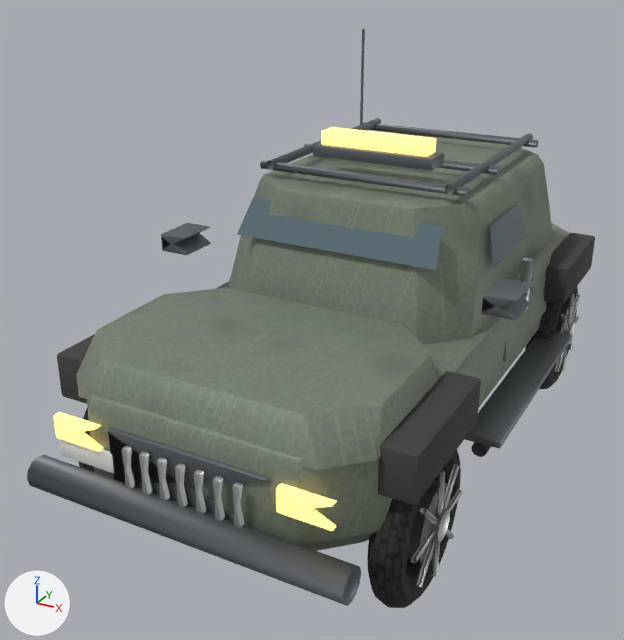
Renders of the glTF model public/assets/vehicles/javali_vb4.glb from each side of a commit.
Before and after are seen from a 50 mm lens placed at (2.47, -5.42, 3.55), pointed at (-0.3, -0.38, 1.03). Every picture has the same lights, and +X, +Y and +Z are marked at lower left. The older version comes first. Where no turn or scale is listed for an object, it has been applied to the vertices. Vertices at exactly the same position are counted once.

In view in the first picture: 'javali_vb4_WHEEL_roda_dir_d', 'javali_vb4_WHEEL_roda_dir_t', 'javali_vb4_ceramic', 'javali_vb4_glass_tinted', 'javali_vb4_lamp_amber', 'javali_vb4_metal_brushed', 'javali_vb4_paint_olive', 'javali_vb4_rubber_v', 'javali_vb4_steel_dark' and 1 more.
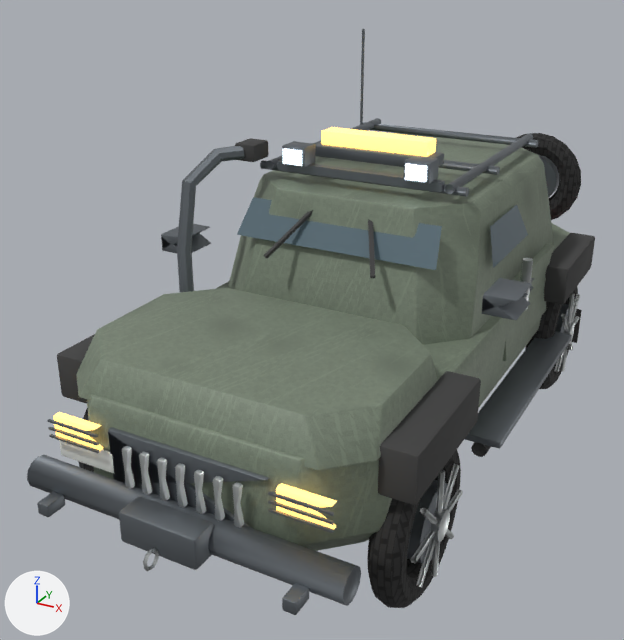
Location of each change, (x1, y1, x2, y2) in pixels of the pictures (624 x 640 px):
'javali_vb4_steel_dark', reshaped: before (27, 29, 572, 606); after (27, 29, 572, 615)
'javali_vb4_rubber_v', reshaped: before (57, 233, 595, 505); after (57, 138, 595, 505)
'javali_vb4_metal_brushed', reshaped (16% taller): before (122, 258, 533, 528); after (122, 258, 533, 571)
'javali_vb4_tire', added: after (516, 133, 581, 220)
'javali_vb4_lamp_cold_v', added: after (283, 148, 427, 182)
part 1 of me_dobradica__1, added: after (143, 548, 159, 571)
part 2 of me_barra_estribo__1, added: after (235, 138, 269, 162)
part 3 of me_barra_estribo__1, added: after (572, 309, 582, 343)
part 4 of me_barra_estribo__1, added: after (263, 210, 375, 278)
part 5 of me_maçaneta__1, added: after (537, 154, 559, 198)
part 6 of me_maçaneta__1, added: after (119, 496, 214, 570)
part 7 of me_maçaneta__1, added: after (49, 434, 100, 453)
part 8 of me_maçaneta__1, added: after (48, 427, 99, 446)
part 9 of me_maçaneta__1, added: after (47, 419, 98, 438)
part 10 of me_maçaneta__1, added: after (37, 492, 65, 517)
part 11 of me_maçaneta__1, added: after (282, 141, 315, 168)
part 12 of me_maçaneta__1, added: after (268, 508, 334, 533)
part 13 of me_maçaneta__1, added: after (268, 500, 334, 525)
part 14 of me_maçaneta__1, added: after (268, 491, 334, 516)
part 15 of me_maçaneta__1, added: after (282, 583, 309, 615)
part 16 of me_maçaneta__1, added: after (404, 156, 439, 184)
part 17 of me_maçaneta__1, added: after (278, 160, 445, 192)
part 18 of me_maçaneta__1, added: after (177, 146, 245, 292)

Diff of the bpy script that builds the scene:
```diff
--- a/public/assets/vehicles/javali_vb4.glb.py
+++ b/public/assets/vehicles/javali_vb4.glb.py
@@ me_dobradica__1 @@
-me_dobradica__1.from_pydata(...)  # 496 vertices, 956 faces; spans x -1.11..1.11, y -2.39..0.22, z 0.77..1.56
+me_dobradica__1.from_pydata(...)  # 560 vertices, 1080 faces; spans x -1.11..1.11, y -2.72..0.22, z 0.56..1.56
+# me_dobradica__1 part 1: a new loose piece of 40 vertices spanning x -0.01..0.01, y -2.72..-2.6, z 0.56..0.68, in mat_metal_brushed (light grey #cbd0d0)
+# other edits to the shape of me_dobradica__1 do not show in these pictures
 me_dobradica__1.materials.append(mat_metal_brushed)
@@ me_barra_estribo__1 @@
-me_barra_estribo__1.from_pydata(...)  # 272 vertices, 520 faces; spans x -1.19..1.19, y -2.01..1.93, z 0.5..1.25
+me_barra_estribo__1.from_pydata(...)  # 360 vertices, 676 faces; spans x -1.19..1.19, y -2.01..2.01, z 0.2..2.28
+# me_barra_estribo__1 part 2: the loose piece of 56 vertices spanning x -1.19..-0.97, y -2.01..-1.06, z 0.95..1.25 is copied, and the copy is scaled about its middle by (0.725, 0.197, 0.372), then moved by (0.3, 1.16, 1.12); it spans x -0.86..-0.7, y -0.48..-0.28, z 2.16..2.28
+# me_barra_estribo__1 part 3: a new loose piece, a box spanning x 0.86..1.14, y 1.99..2.01, z 0.2..0.52, in mat_rubber_v (dark grey #3f3f3f)
+# me_barra_estribo__1 part 4: 16 vertices added at x -0.4..0.4, y -0.87..-0.53, z 1.64..1.92
+# other edits to the shape of me_barra_estribo__1 do not show in these pictures
 me_barra_estribo__1.materials.append(mat_rubber_v)
@@ me_maçaneta__1 @@
-me_maçaneta__1.from_pydata(...)  # 560 vertices, 1056 faces; spans x -1.28..1.28, y -2.5..2.5, z 0.58..2.9
+me_maçaneta__1.from_pydata(...)  # 1024 vertices, 1912 faces; spans x -1.28..1.28, y -2.62..2.66, z 0.58..2.9
+# me_maçaneta__1 part 5: a new loose piece, a 16-sided cylinder along y spanning x 0.23..0.67, y 2.54..2.66, z 1.28..1.72, in mat_steel_dark (grey #73797e)
+# me_maçaneta__1 part 6: the loose piece of 56 vertices spanning x -0.45..0.45, y -0.11..0.11, z 2.16..2.24 is copied, and the copy is scaled about its middle by (0.537, 0.755, 2.58), then moved by (0.0, -2.52, -1.5); it spans x -0.25..0.25, y -2.61..-2.43, z 0.6..0.8
+# me_maçaneta__1 part 7: a new loose piece, a box spanning x -0.915..-0.555, y -2.392..-2.378, z 0.944..0.956, in mat_steel_dark (grey #73797e)
+# me_maçaneta__1 part 8: a new loose piece, a box spanning x -0.915..-0.555, y -2.392..-2.378, z 0.994..1.006, in mat_steel_dark (grey #73797e)
+# me_maçaneta__1 part 9: a new loose piece, a box spanning x -0.915..-0.555, y -2.392..-2.378, z 1.044..1.056, in mat_steel_dark (grey #73797e)
+# me_maçaneta__1 part 10: the loose piece of 56 vertices spanning x -1.25..-1.0, y -0.72..1.15, z 0.6..0.64 is copied, and the copy is scaled about its middle by (0.282, 0.069, 1.59), then moved by (0.32, -2.76, 0.0); it spans x -0.84..-0.76, y -2.62..-2.48, z 0.58..0.66
+# me_maçaneta__1 part 11: the loose piece of 56 vertices spanning x -0.45..0.45, y -0.11..0.11, z 2.16..2.24 is copied, and the copy is scaled about its middle by (0.187, 0.702, 1.83), then moved by (-0.45, -0.3, 0.01); it spans x -0.54..-0.36, y -0.38..-0.22, z 2.14..2.28
+# me_maçaneta__1 part 12: a new loose piece, a box spanning x 0.555..0.915, y -2.392..-2.378, z 0.944..0.956, in mat_steel_dark (grey #73797e)
+# me_maçaneta__1 part 13: a new loose piece, a box spanning x 0.555..0.915, y -2.392..-2.378, z 0.994..1.006, in mat_steel_dark (grey #73797e)
+# me_maçaneta__1 part 14: a new loose piece, a box spanning x 0.555..0.915, y -2.392..-2.378, z 1.044..1.056, in mat_steel_dark (grey #73797e)
+# me_maçaneta__1 part 15: the loose piece of 56 vertices spanning x 1.0..1.25, y -0.72..1.15, z 0.6..0.64 is copied, and the copy is scaled about its middle by (0.282, 0.069, 1.59), then moved by (-0.32, -2.76, 0.0); it spans x 0.76..0.84, y -2.62..-2.48, z 0.58..0.66
+# me_maçaneta__1 part 16: the loose piece of 56 vertices spanning x -0.45..0.45, y -0.11..0.11, z 2.16..2.24 is copied, and the copy is scaled about its middle by (0.187, 0.702, 1.83), then moved by (0.45, -0.3, 0.01); it spans x 0.36..0.54, y -0.38..-0.22, z 2.14..2.28
+# me_maçaneta__1 part 17: a new loose piece, a box spanning x -0.6..0.6, y -0.33..-0.27, z 2.09..2.15, in mat_steel_dark (grey #73797e)
+# me_maçaneta__1 part 18: a new loose piece of 40 vertices spanning x -1.07..-0.77, y -1.0..-0.41, z 1.24..2.27, in mat_steel_dark (grey #73797e)
+# other edits to the shape of me_maçaneta__1 do not show in these pictures
 me_maçaneta__1.materials.append(mat_steel_dark)
@@ ob_javali_vb4_tire @@
+ob_javali_vb4_tire = bpy.data.objects.new('javali_vb4_tire', me_torus)  # a torus around y (ring radius 0.33, tube radius 0.1) spanning x -0.43..0.43, y -0.1..0.1, z -0.43..0.43; in mat_tire (picture img_tread)
+ob_javali_vb4_tire.location = (0.45, 2.6, 1.5)
@@ ob_javali_vb4_lamp_cold_v @@
+ob_javali_vb4_lamp_cold_v = bpy.data.objects.new('javali_vb4_lamp_cold_v', me_farol_teto_luz__1)  # a box spanning x -0.07..0.07, y -0.01..0.01, z -0.05..0.05; a box spanning x 0.83..0.97, y -0.01..0.01, z -0.05..0.05; in mat_lamp_cold_v (white #f3f9ff, glowing pale blue #e1f3ff)
+ob_javali_vb4_lamp_cold_v.location = (-0.45, -0.39, 2.21)
```
